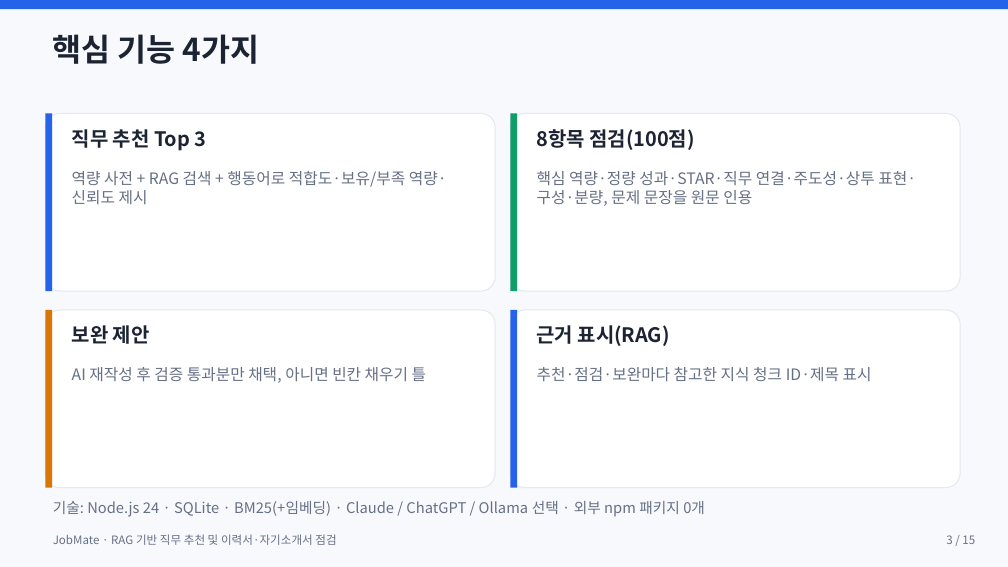
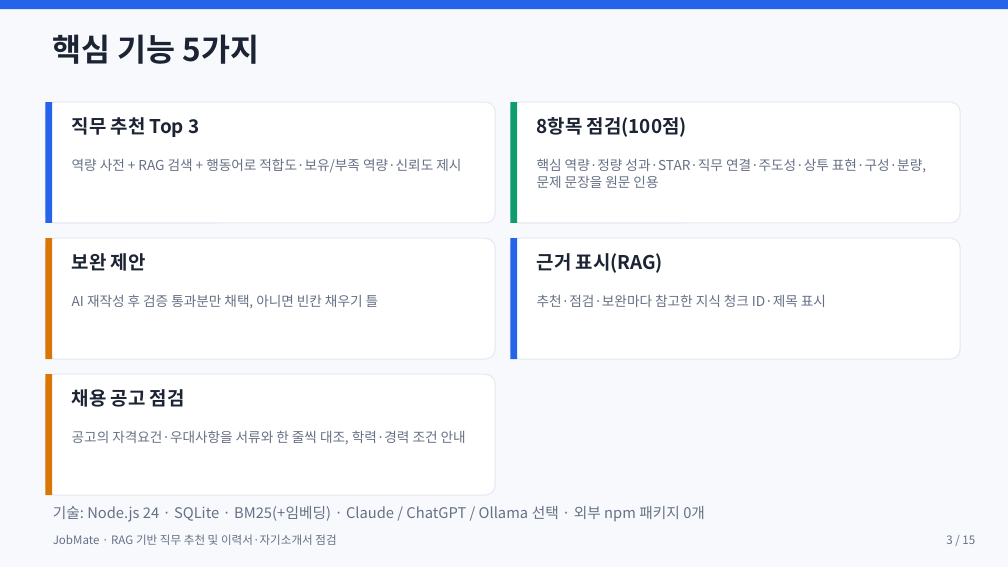
Before and after one commit to mycom0216/jobmate, a slide deck: slide 3 of docs/JobMate_발표자료.pptx. Drawn at 1008x567 pixels with LibreOffice and Linux fonts; fonts in the diff are those of the drawing. Boxes give left, top, right and bottom in pixels: in the first picture for what was removed or moved away, otherwise in the second. Text is boxed around its words. In the diff, an @@ line names an element or a change of style, - is before the commit and + after.

```diff
--- a/docs/JobMate_발표자료.pptx
+++ b/docs/JobMate_발표자료.pptx
@@ text at [53, 34, 259, 64]: text changed @@
-핵심 기능 4가지
+핵심 기능 5가지
@@ rounded rectangle: place and size @@
-rounded rectangle at [45, 113, 495, 291]
+rounded rectangle at [45, 102, 495, 223]
@@ rectangle: place and size @@
-rectangle at [45, 113, 52, 291]
+rectangle at [45, 102, 52, 223]
@@ text "직무 추천 Top 3": place and size @@
-text "직무 추천 Top 3" at [72, 129, 207, 151]
+text "직무 추천 Top 3" at [72, 117, 199, 137]
@@ rounded rectangle: place and size @@
-rounded rectangle at [510, 113, 960, 291]
+rounded rectangle at [510, 102, 960, 223]
@@ rectangle: place and size @@
-rectangle at [510, 113, 517, 291]
+rectangle at [510, 102, 517, 223]
@@ text "8항목 점검(100점)": place and size @@
-text "8항목 점검(100점)" at [537, 129, 695, 150]
+text "8항목 점검(100점)" at [537, 117, 687, 137]
@@ text "역량 사전 + RAG 검색 ...": place and size @@
-text "역량 사전 + RAG 검색 ..." at [72, 171, 447, 204]
+text "역량 사전 + RAG 검색 ..." at [72, 158, 461, 173]
@@ text "핵심 역량·정량 성과·STAR·직무 연결·주도성·상투 표현·구성·분량, ...": place and size @@
-text "핵심 역량·정량 성과·STAR·직무 연결·주도성·상투 표현·구성·분량, ..." at [537, 171, 916, 206]
+text "핵심 역량·정량 성과·STAR·직무 연결·주도성·상투 표현·구성·분량, ..." at [537, 158, 926, 188]
@@ rounded rectangle: place and size @@
-rounded rectangle at [45, 310, 495, 488]
+rounded rectangle at [45, 238, 495, 359]
@@ rectangle: place and size @@
-rectangle at [45, 310, 52, 488]
+rectangle at [45, 238, 52, 359]
@@ rounded rectangle: place and size @@
-rounded rectangle at [510, 310, 960, 488]
+rounded rectangle at [510, 238, 960, 359]
@@ rectangle: place and size @@
-rectangle at [510, 310, 517, 488]
+rectangle at [510, 238, 517, 359]
@@ text "보완 제안": place and size @@
-text "보완 제안" at [72, 325, 150, 344]
+text "보완 제안" at [72, 253, 146, 271]
@@ size 19 to 18 pt in 4 elements at [72, 117, 199, 137], [537, 117, 687, 137], [72, 253, 146, 271], [537, 253, 663, 273] @@
@@ text "근거 표시(RAG)": place and size @@
-text "근거 표시(RAG)" at [537, 325, 670, 346]
+text "근거 표시(RAG)" at [537, 253, 663, 273]
@@ text "AI 재작성 후 검증 통과분만 ...": place and size @@
-text "AI 재작성 후 검증 통과분만 ..." at [72, 367, 426, 383]
+text "AI 재작성 후 검증 통과분만 ..." at [72, 294, 379, 309]
@@ size 15 to 13 pt in 4 elements at [72, 158, 461, 173], [537, 158, 926, 188], [72, 294, 379, 309], [537, 294, 826, 307] @@
@@ text "추천·점검·보완마다 참고한 지식 청크 ID·제목 ...": place and size @@
-text "추천·점검·보완마다 참고한 지식 청크 ID·제목 ..." at [537, 367, 872, 381]
+text "추천·점검·보완마다 참고한 지식 청크 ID·제목 ..." at [537, 294, 826, 307]
@@ rounded rectangle added at [45, 374, 495, 495], fill #FFFFFF, outline #E4E8F0 1 pt @@
@@ rectangle added at [45, 374, 52, 495], fill #D97706 @@
@@ text added at [72, 389, 185, 407], 18 pt, text #1C2333, bold @@
+채용 공고 점검
@@ text added at [72, 430, 466, 444], 13 pt, text #667085 @@
+공고의 자격요건·우대사항을 서류와 한 줄씩 대조, 학력·경력 조건 안내
@@ text "기술: Node.js 24 · SQLite ...": place and size @@
-text "기술: Node.js 24 · SQLite ..." at [53, 501, 705, 517]
+text "기술: Node.js 24 · SQLite ..." at [53, 506, 705, 522]
```
Also in this commit, not shown: 2 other slides changed, 45 other files.
